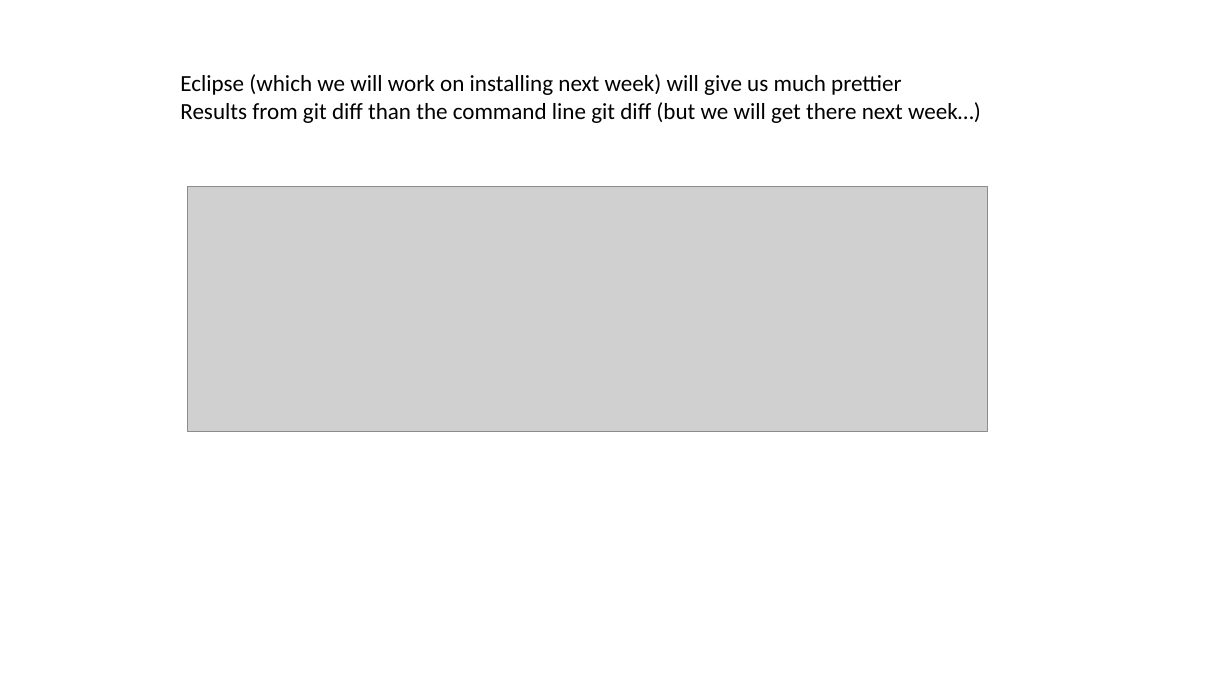
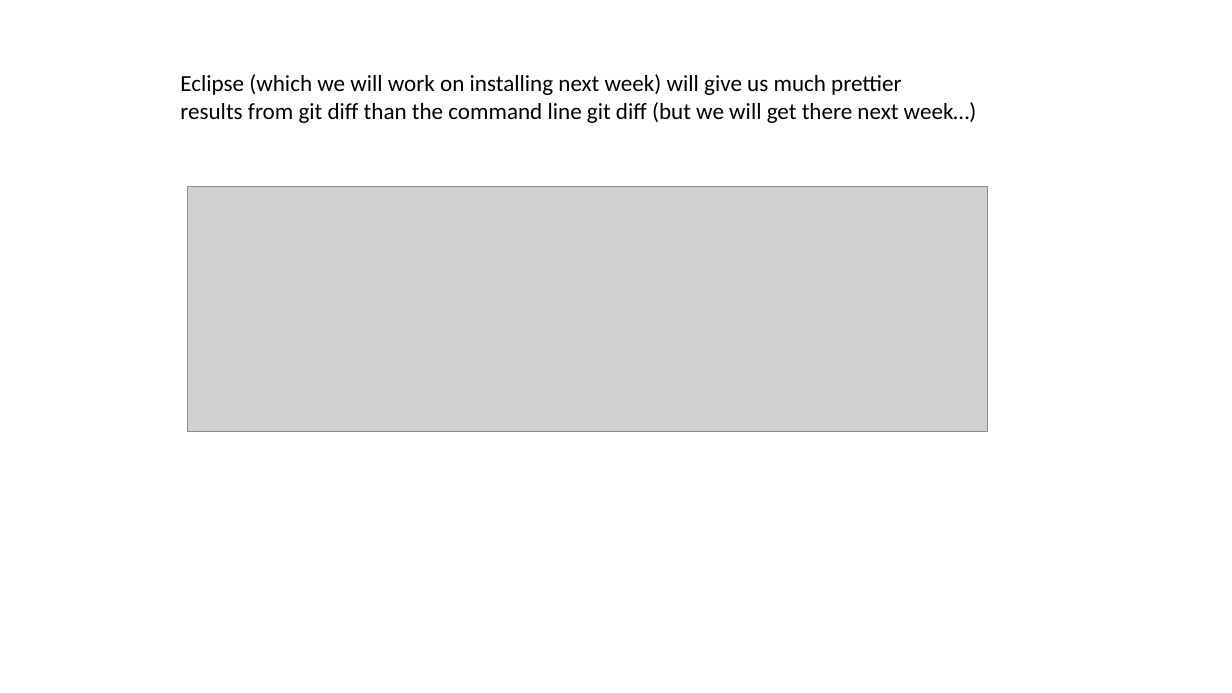
Before and after one commit to fodorclasses/fodorclasses.github.io, a slide deck: slide 19 of classes/prog2022/Prog3-Lecture02.pptx (slide 18 before the commit). Drawn at 1232x693 pixels with LibreOffice and Linux fonts; fonts in the diff are those of the drawing; grey boxes stand for pictures. Boxes give left, top, right and bottom in pixels: in the first picture for what was removed or moved away, otherwise in the second. Text is boxed around its words. In the diff, an @@ line names an element or a change of style, - is before the commit and + after.

```diff
--- a/classes/prog2022/Prog3-Lecture02.pptx
+++ b/classes/prog2022/Prog3-Lecture02.pptx
@@ text at bbox=[180, 102, 977, 123]: text changed @@
-Results from git diff than the command line git diff (but we will get there next week…)
+results from git diff than the command line git diff (but we will get there next week…)
```
Also in this commit, not shown: 1 other slide changed, 1 slide added.
